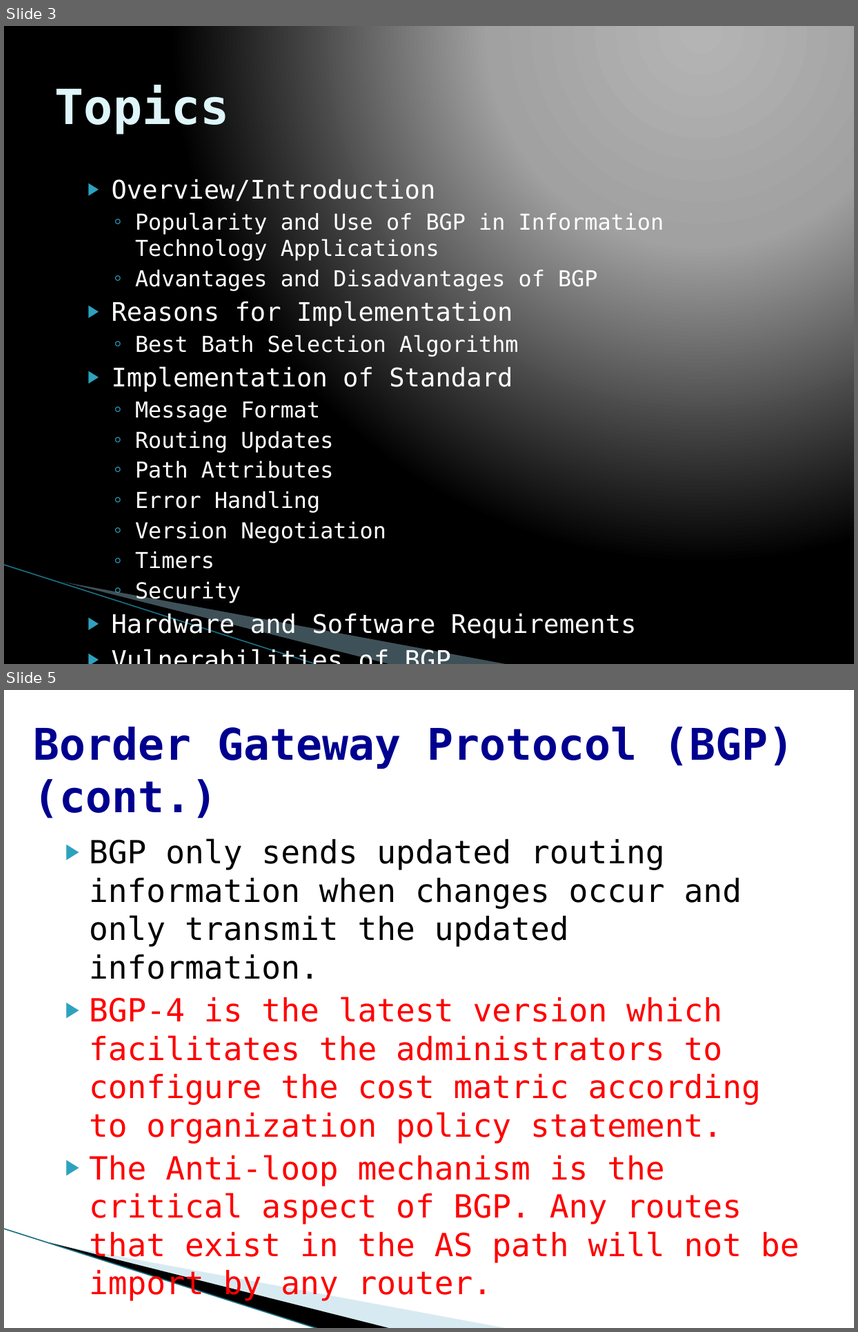
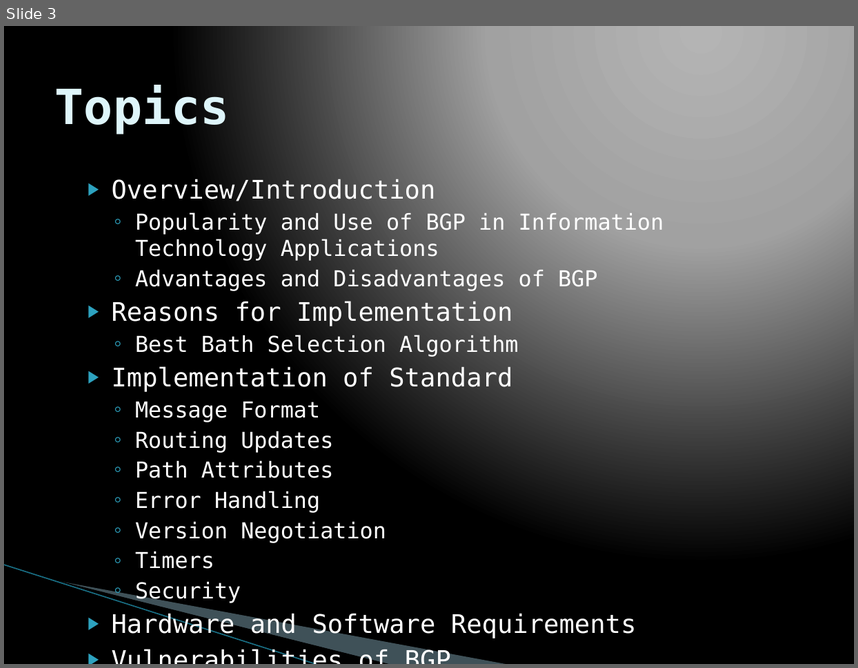
Before and after one commit to Polo08816/COSC650, a slide deck: documents/Presentation BGP.pptx. Shown one above the other, each under a label of ours: slides 3 and 5 before the commit, slide 3 after it; the slides between them are not shown. The pictures are 858x1332 and 858x668 pixels, drawn with LibreOffice and Linux fonts; fonts in the diff are those of the drawing; background and template pictures are left out. Boxes give left, top, right and bottom in pixels: in the first picture for what was removed or moved away, otherwise in the second. Text is boxed around its words. In the diff, an @@ line names an element or a change of style, - is before the commit and + after.

```diff
--- a/documents/Presentation BGP.pptx
+++ b/documents/Presentation BGP.pptx
@@ slide 5 removed at box(4, 690, 854, 1328), background #FFFFFF; not listed: 3 template elements that a slide beside it also shows @@
@@ title removed at box(34, 727, 794, 818) @@
-Border Gateway Protocol (BGP) (cont.)
@@ text removed at box(89, 838, 800, 1263) @@
-▶ BGP only sends updated routing information when changes occur and only transmit the updated information.
-▶ BGP-4 is the latest version which facilitates the administrators to configure the cost matric according to organization policy statement.
-▶ The Anti-loop mechanism is the critical aspect of BGP. Any routes that exist in the AS path will not be import by any router.
```
Also in this commit, not shown: 5 slides changed, 1 other slide removed.
